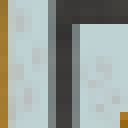
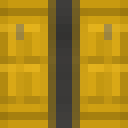
Two versions of the same layered image (w=128, h=128). Layer-by-layer changes:
added group "vertical door" with 2 layers above "horizontal door" over 0, 0, 128, 128
added layer "Inside vertical wall copy" in group "vertical door" over 48, 0, 80, 128
added layer "Layer 14" in group "vertical door" over 0, 0, 128, 128
hid group "Inside Wall NE" (4 layers), moved it above "Inside Wall NW" over 0, 0, 128, 128
